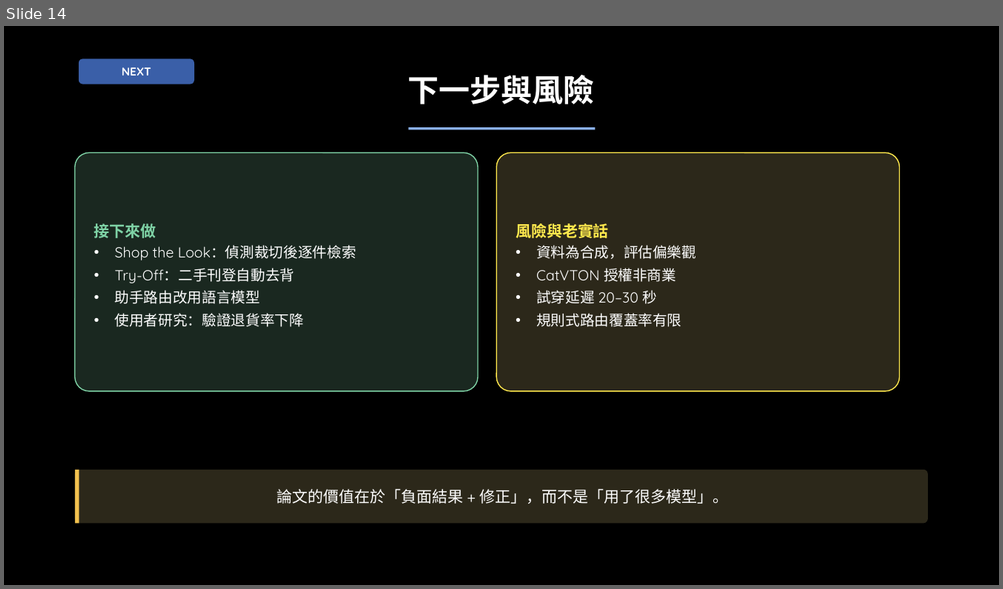
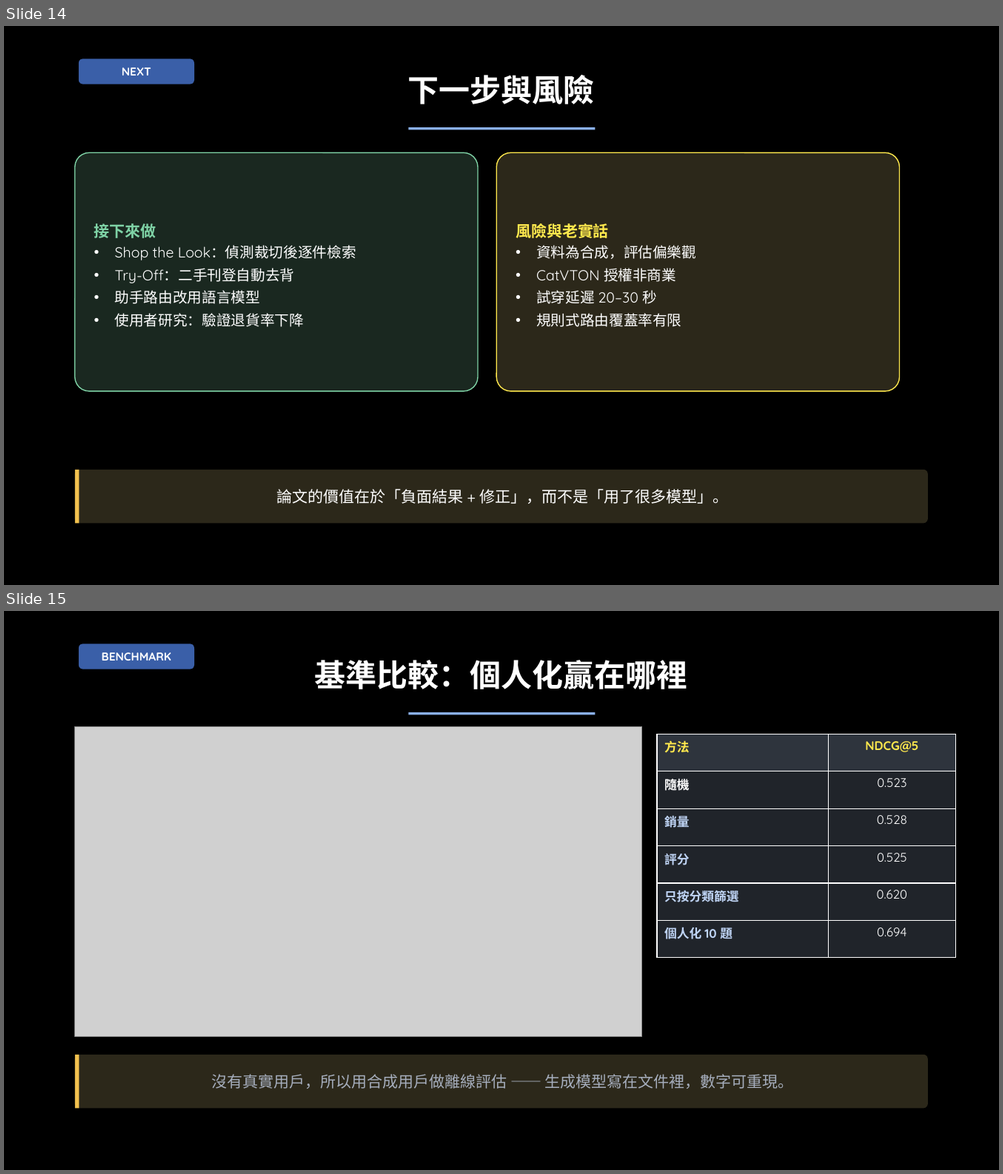
Before and after one commit to cya1234/Smartmall-FYP, a slide deck: 簡報3 - 中期進度報告.pptx. Shown one above the other, each under a label of ours: slide 14 before the commit, slides 14 and 15 after it. The pictures are 1003x589 and 1003x1174 pixels, drawn with LibreOffice and Linux fonts; fonts in the diff are those of the drawing; grey boxes stand for pictures; background and template pictures are left out. Boxes give left, top, right and bottom in pixels: in the first picture for what was removed or moved away, otherwise in the second. Text is boxed around its words. In the diff, an @@ line names an element or a change of style, - is before the commit and + after.

Commit message:
Benchmark personalisation against baselines, and add it to the interim deck
Answers the supervisor's three asks with measurements rather than claims.

1. Proof of concept is already evidenced by the test suite and the degradation
   behaviour; the analysis document restates that as four checkable items.

2. Benchmark. Comparing with Taobao is not possible and the document says why (black-box
   ranking, no API, different catalogue and users, and its advantage is data, not
   algorithm). What is comparable: random, popularity, rating and a rule-based category
   filter. Simulation: 300 users x 5 seeds, latent taste -> noisy survey answers ->
   estimate -> ranking, scored as NDCG@5 against the ranking the true taste implies.

   Findings:
     - personalisation beats every non-personalised baseline (0.694 vs 0.620 best)
     - equal attribute weights waste the answers: 0.628 vs 0.694 weighted at ten
       questions, and equal weighting gets *worse* with more answers
     - ten questions is the knee: 5->10 gains 0.029 (2.7x the per-question efficiency
       of 10->20), so 20 questions is not worth the friction

   The weighting finding is now implemented: category 1.0, style 0.63, colour 0.42.

3. Wheel economics: expected payout HK.92 with no answers rising to HK.36 when the
   wheel is loaded in the shopper's favour, and the break-even conversion lift for each
   margin (2.7pp at HK). The lift itself is an assumption and the document says so.

Interim deck gains three slides (benchmark, 10-vs-20, wheel) and its stale summary
numbers are corrected (135 -> 265 tests, 12 -> 20 pages).

```diff
--- a/簡報3 - 中期進度報告.pptx
+++ b/簡報3 - 中期進度報告.pptx
@@ slide 15 added at [4,611,999,1170], background picture (left out) @@
@@ rounded rectangle added at [79,644,194,669], fill #3A5FA8, 11 pt, text #FFFFFF, bold @@
+BENCHMARK
@@ title added at [315,660,688,689], 30 pt, text #FFFFFF, bold @@
+基準比較：個人化贏在哪裡
@@ rectangle added at [408,712,595,715], fill #8AB0EC @@
@@ picture added at [75,726,642,1037] @@
@@ table added at [657,734,956,958], 6 rows, 2 columns @@
+方法 | NDCG@5
+隨機 | 0.523
+銷量 | 0.528
+評分 | 0.525
+只按分類篩選 | 0.620
+個人化 10 題 | 0.694
@@ rounded rectangle added at [75,1055,928,1109], fill #2C281A, 15 pt, text #A6AEBD @@
+沒有真實用戶，所以用合成用戶做離線評估 —— 生成模型寫在文件裡，數字可重現。
@@ rectangle added at [75,1055,79,1109], fill #F2C14E @@
```
Also in this commit, not shown: 2 slides changed, 2 other slides added, 12 other files.
